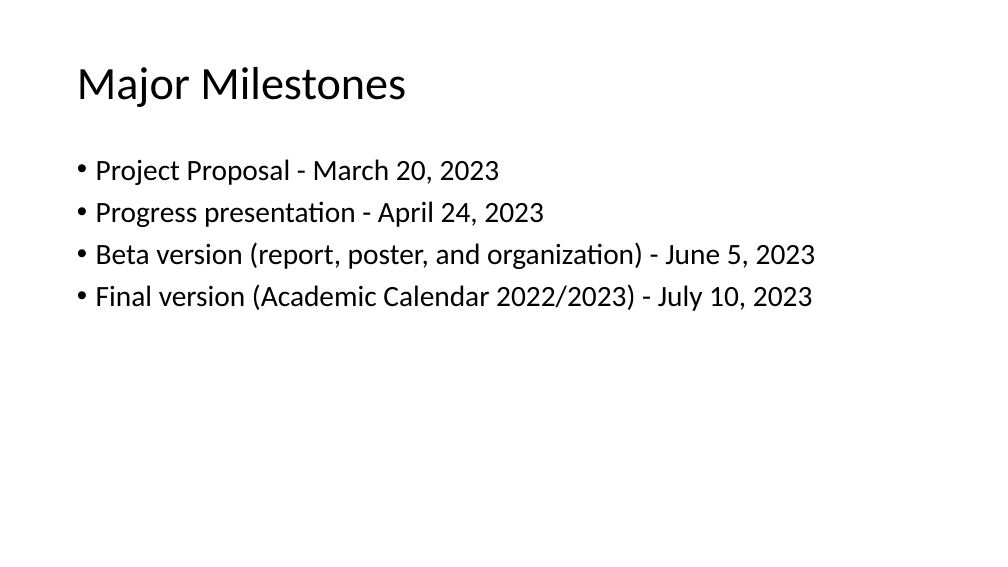
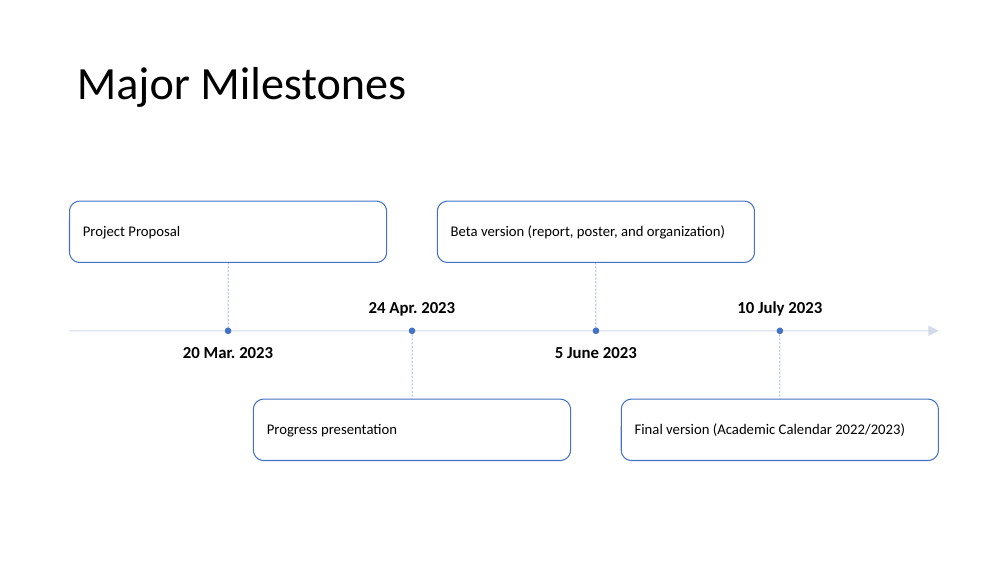
Before and after one commit to MiguelRocha2001/PS-Monitor-IoT-System, a slide deck: slide 15 of Presentation/Presentation.pptx. Drawn at 1008x567 pixels with LibreOffice and Linux fonts; fonts in the diff are those of the drawing. Boxes give left, top, right and bottom in pixels: in the first picture for what was removed or moved away, otherwise in the second. Text is boxed around its words. In the diff, an @@ line names an element or a change of style, - is before the commit and + after.

```diff
--- a/Presentation/Presentation.pptx
+++ b/Presentation/Presentation.pptx
@@ text removed at (96,159,815,311) @@
-• Project Proposal - March 20, 2023
-• Progress presentation - April 24, 2023
-• Beta version (report, poster, and organization) - June 5, 2023
-• Final version (Academic Calendar 2022/2023) - July 10, 2023
@@ group added at (70,201,939,461): 8 texts, 4 rounded rectangles, 4 lines, 4 ellipses, 1 arrow @@
+20 Mar. 2023
+Project Proposal
+24 Apr. 2023
+Progress presentation
+5 June 2023
+Beta version (report, poster, and organization)
+10 July 2023
+Final version (Academic Calendar 2022/2023)
```
Also in this commit, not shown: 14 other slides changed.
